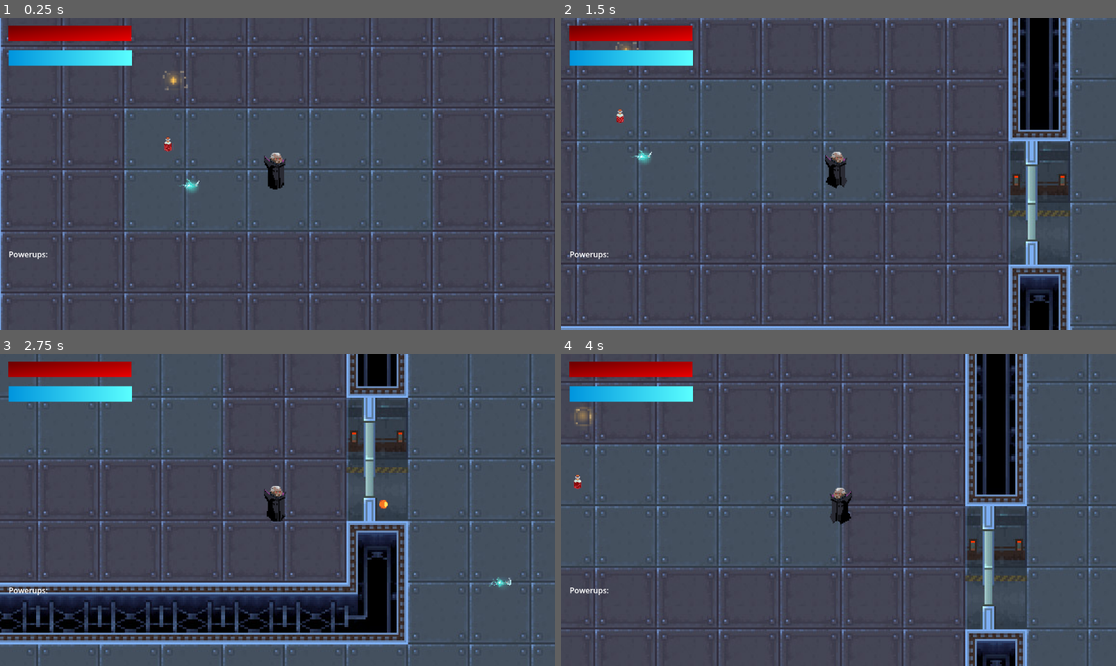
Above: before the commit, frames 1-4 (two rows, left to right).
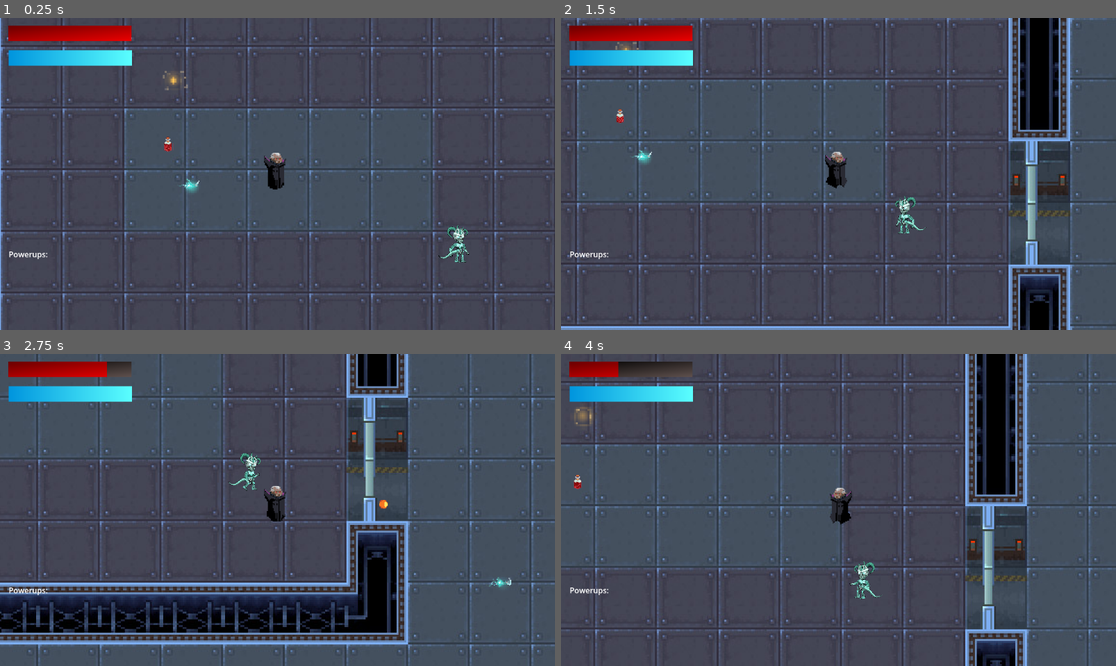
Above: after the commit, the same moments.

Repository: brianxiaodev/bloodmoon
Game: Godot game, scene res://scenes/intro_video.tscn
The game is run twice, just before and just after one commit, with the same random seed, the same clock (stepped at 60 frames per second) and the same inputs. Video files are missing from this copy of the repository; at most half a second of black plays in their place.
Inputs:
- Up to frame 1 (0.25 s): no input
- Up to frame 2 (1.5 s): tap Enter (ui_accept) at 0.5, 0.6, 0.77, 1.07 s; hold Right (ui_right) 0.53-1.28 s; hold Down (ui_down) from 1.28 s (still down); tap Shift (dash) at 1.35 s
- Up to frame 3 (2.75 s): tap Enter (ui_accept) at 1.52, 1.55, 1.82, 2.3 s; release Down (ui_down) at 2.03 s; hold Right (ui_right) from 2.03 s (still down); hold Space (shoot) from 2.03 s (still down)
- Up to frame 4 (4 s): release Right (ui_right) at 2.78 s; release Space (shoot) at 2.78 s; hold Up (ui_up) 2.78-3.53 s; tap Z (stealth) at 2.85 s; tap Enter (ui_accept) at 3.02, 3.05, 3.32, 3.6, 3.77 s; hold Left (ui_left) from 3.53 s (still down)

The runs differ from the first frame. In frame 1, 0.2% of the frame differs, in the area x 78-85%, y 66-79%; in frame 2, 0.2%; in frame 3, 0.4%; in frame 4, 0.9%, in the area x 10-58%, y 2-79%.

Commit message:
commit before switching to main

Diff:
--- a/scenes/blood_moon.tscn
+++ b/scenes/blood_moon.tscn
@@ -91,6 +91,9 @@
 [node name="Enemy15" parent="." instance=ExtResource("7_1dman")]
 position = Vector2(143, 246)
 
+[node name="Enemy" parent="." instance=ExtResource("7_1dman")]
+position = Vector2(-232, -105)
+
 [node name="GameOver2" parent="." instance=ExtResource("13_8hplf")]
 visible = false
 
